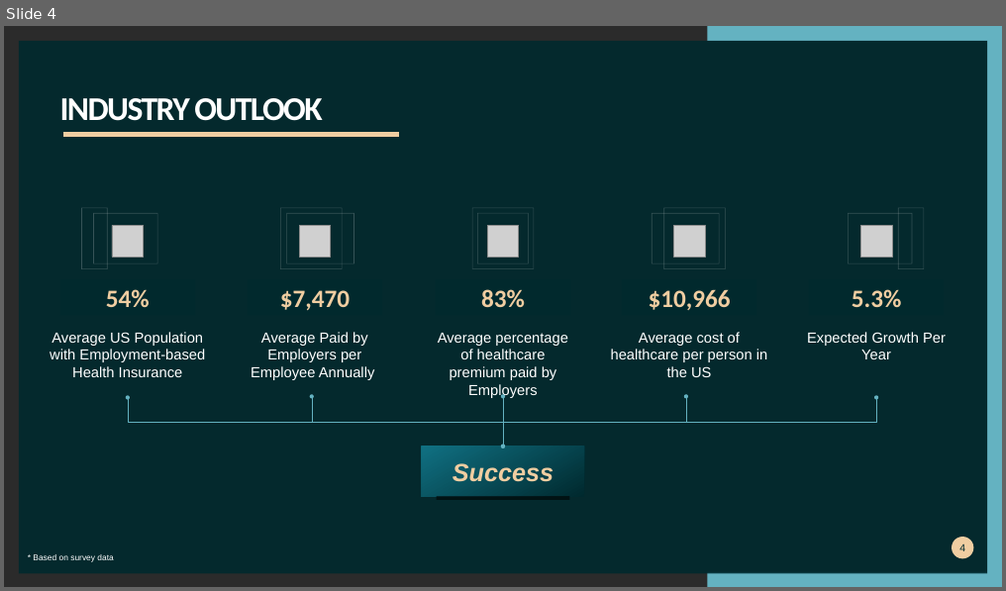
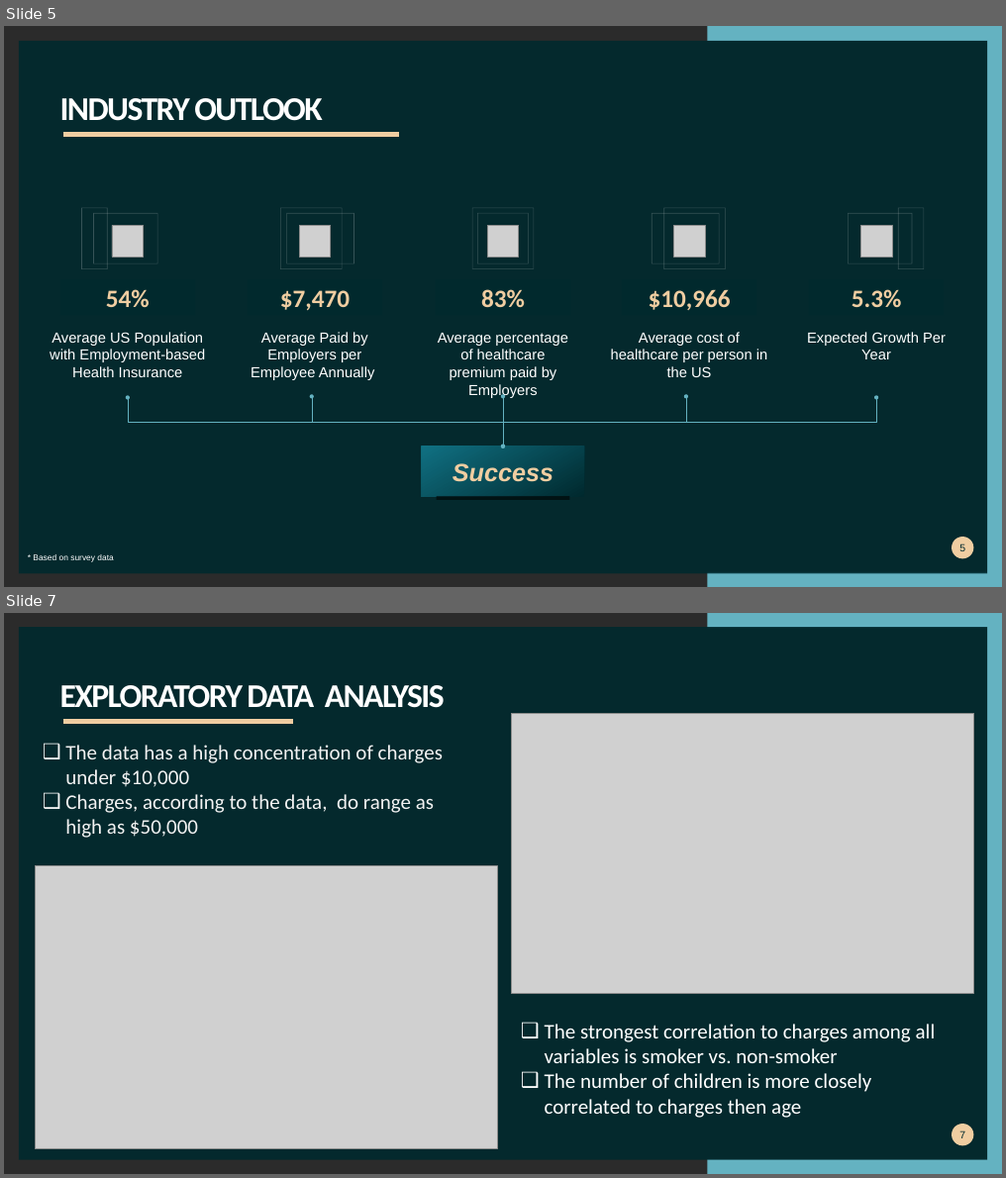
Before and after one commit to khutula/Medical-Insurance-Costs, a slide deck: documents/Medical Insurance Cost.pptx. Shown one above the other, each under a label of ours: slide 4 before the commit, slides 5 and 7 after it; the slides between them are not shown. The pictures are 1006x591 and 1006x1178 pixels, drawn with LibreOffice and Linux fonts; fonts in the diff are those of the drawing; grey boxes stand for pictures; background and template pictures are left out; a plain dark background stands for a picture behind light text. Boxes give left, top, right and bottom in pixels: in the first picture for what was removed or moved away, otherwise in the second. Text is boxed around its words. In the diff, an @@ line names an element or a change of style, - is before the commit and + after.

```diff
--- a/documents/Medical Insurance Cost.pptx
+++ b/documents/Medical Insurance Cost.pptx
@@ slide 7 added at <box>4,613,1002,1174</box>, background picture (left out); not listed: 1 template element that a slide beside it also shows @@
@@ rectangle added at <box>19,627,988,1160</box>, fill #00292E at 90% opacity @@
@@ title added at <box>60,685,445,708</box>, 32 pt, text #FFFFFF, bold @@
+EXPLORATORY DATA ANALYSIS
@@ freeform shape added at <box>63,718,294,722</box>, outline #F0CDA1 4.32 pt @@
@@ picture added at <box>512,713,973,993</box> @@
@@ text added at <box>65,745,443,838</box>, 20 pt, text #F2F2F2 @@
+❑ The data has a high concentration of charges under $10,000
+❑ Charges, according to the data, do range as high as $50,000
@@ picture added at <box>35,866,497,1150</box> @@
@@ text added at <box>545,1024,936,1118</box>, 20 pt, text #FFFFFF @@
+❑ The strongest correlation to charges among all variables is smoker vs. non-smoker
+❑ The number of children is more closely correlated to charges then age
@@ page number added at <box>951,1124,974,1147</box>, fill #F0CDA1, 10 pt, text #00292E @@
+7
@@ what was slide 4 is now slide 5 @@
@@ page number at <box>959,544,965,552</box>: text changed @@
-4
+5
```
Also in this commit, not shown: 5 slides changed, 9 other slides added, 8 slides removed.
